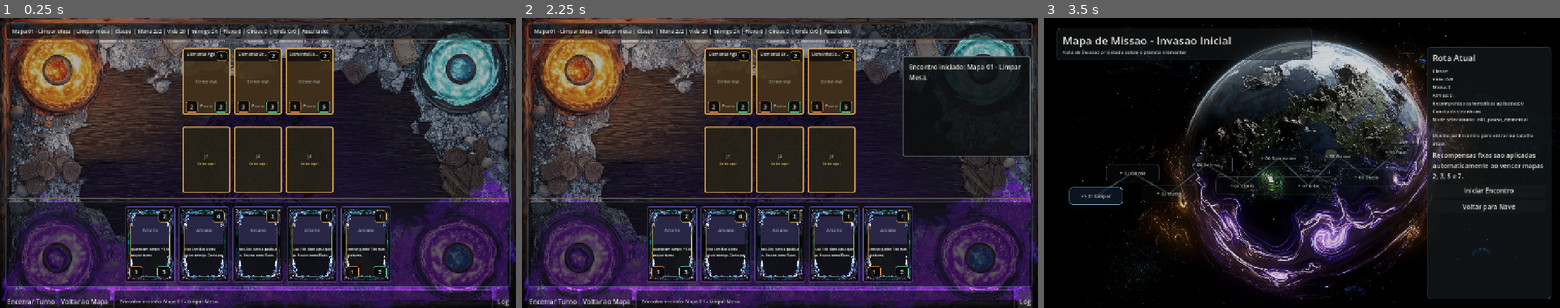
Above: before the commit, frames 1-3 (left to right).
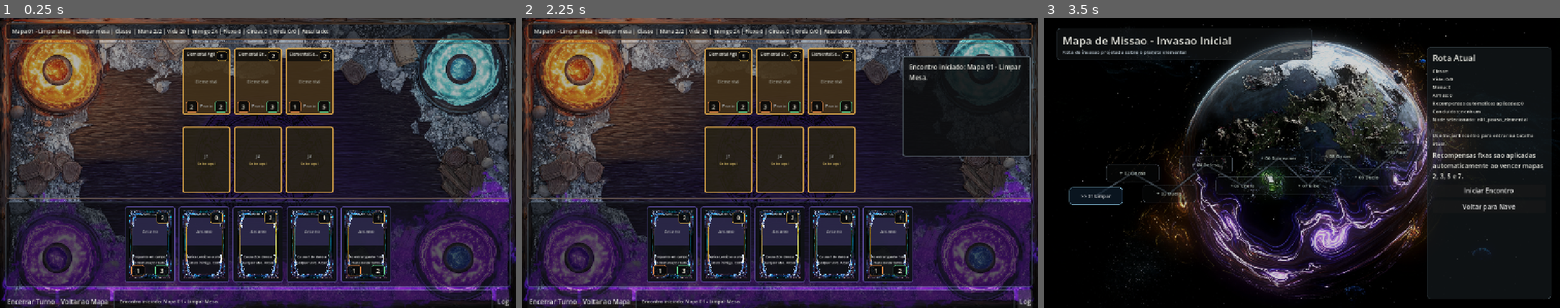
Above: after the commit, the same moments.

Repository: Bournellis/Studio
Game: Godot game, scene res://modes/battle/battle.tscn
Same seed, same stepped clock (60 frames per second), same inputs: the game is played once before the commit and once after it. This scene is started directly instead of the project's main scene.
Inputs:
- Up to frame 1 (0.25 s): no input
- Up to frame 2 (2.25 s): click "Voltar ao Mapa" at 0.5 s; click "Iniciar Encontro" at 1.25 s; click "Log" at 2 s
- Up to frame 3 (3.5 s): click "Voltar ao Mapa" at 2.75 s

The runs differ from the first frame. In frame 1, 4.6% of the frame differs, in the area x 24-76%, y 66-91%; in frame 2, 4.6%; in frame 3, nothing differs.

Commit message:
fix(draxos): make hand cards fully draggable

Diff:
--- a/Projetos/draxos-roguelike-cardgame/ui/controls/battle_card_token.gd
+++ b/Projetos/draxos-roguelike-cardgame/ui/controls/battle_card_token.gd
@@ -64,6 +64,15 @@
 	keyword_chips = _build_keyword_chips()
 	box.add_child(keyword_chips)
 
+	var text_margin: MarginContainer = MarginContainer.new()
+	text_margin.name = "BattleCardRulesTextMargin"
+	text_margin.add_theme_constant_override("margin_left", 4 if _is_compact_card() else 6)
+	text_margin.add_theme_constant_override("margin_top", 1)
+	text_margin.add_theme_constant_override("margin_right", 4 if _is_compact_card() else 6)
+	text_margin.add_theme_constant_override("margin_bottom", 1)
+	text_margin.size_flags_vertical = Control.SIZE_EXPAND_FILL
+	box.add_child(text_margin)
+
 	var text_label: Label = Label.new()
 	text_label.name = "BattleCardRulesText"
 	text_label.text = VisualAssets.card_display_text(card) if card != null else ""
@@ -71,8 +80,10 @@
 	text_label.clip_text = true
 	text_label.max_lines_visible = 2
 	text_label.size_flags_vertical = Control.SIZE_EXPAND_FILL
+	text_label.horizontal_alignment = HORIZONTAL_ALIGNMENT_CENTER
+	text_label.vertical_alignment = VERTICAL_ALIGNMENT_CENTER
 	text_label.add_theme_font_size_override("font_size", 8)
-	box.add_child(text_label)
+	text_margin.add_child(text_label)
 
 	var footer: HBoxContainer = HBoxContainer.new()
 	footer.name = "BattleCardStats"
@@ -86,6 +97,7 @@
 
 	BattleCardVisualsScript.add_frame_overlay(self, card_id, "BattleCardFrameOverlay")
 	_add_floating_badges()
+	_make_children_mouse_transparent(self)
 
 func _get_drag_data(_at_position: Vector2) -> Variant:
 	if card_id == "" or not drag_enabled:
@@ -112,10 +124,10 @@
 	style.corner_radius_top_right = 6
 	style.corner_radius_bottom_left = 6
 	style.corner_radius_bottom_right = 6
-	style.content_margin_left = 6
-	style.content_margin_top = 6
-	style.content_margin_right = 6
-	style.content_margin_bottom = 6
+	style.content_margin_left = 9 if _is_compact_card() else 11
+	style.content_margin_top = 7 if _is_compact_card() else 9
+	style.content_margin_right = 9 if _is_compact_card() else 11
+	style.content_margin_bottom = 7 if _is_compact_card() else 9
 	return style
 
 func _build_art_area() -> Control:
@@ -166,6 +178,13 @@
 
 func _floating_stat_size() -> Vector2:
 	return Vector2(28, 25) if _is_compact_card() else Vector2(33, 28)
+
+func _make_children_mouse_transparent(root: Node) -> void:
+	for child: Node in root.get_children():
+		if child is Control:
+			var control: Control = child
+			control.mouse_filter = Control.MOUSE_FILTER_IGNORE
+		_make_children_mouse_transparent(child)
 
 func _type_color() -> Color:
 	if card == null:
